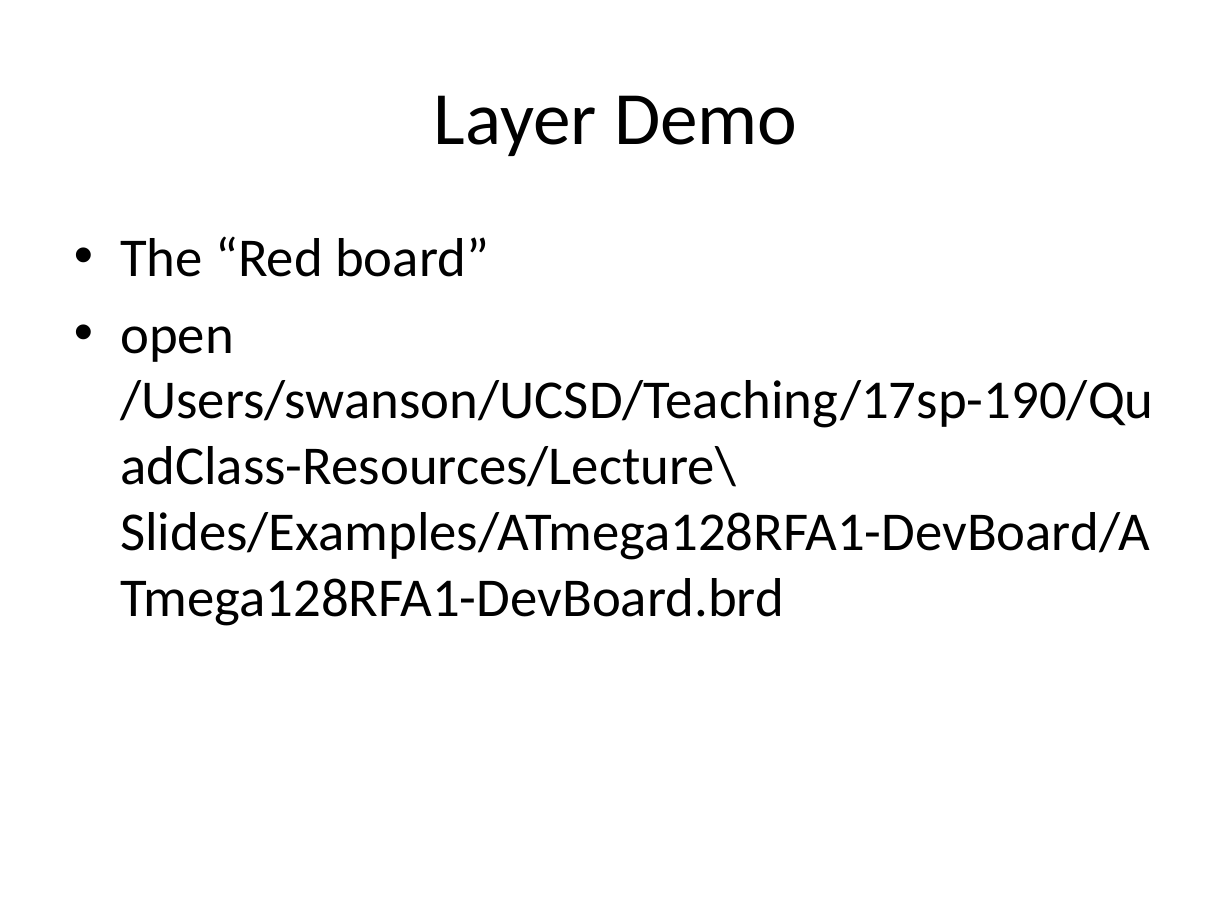
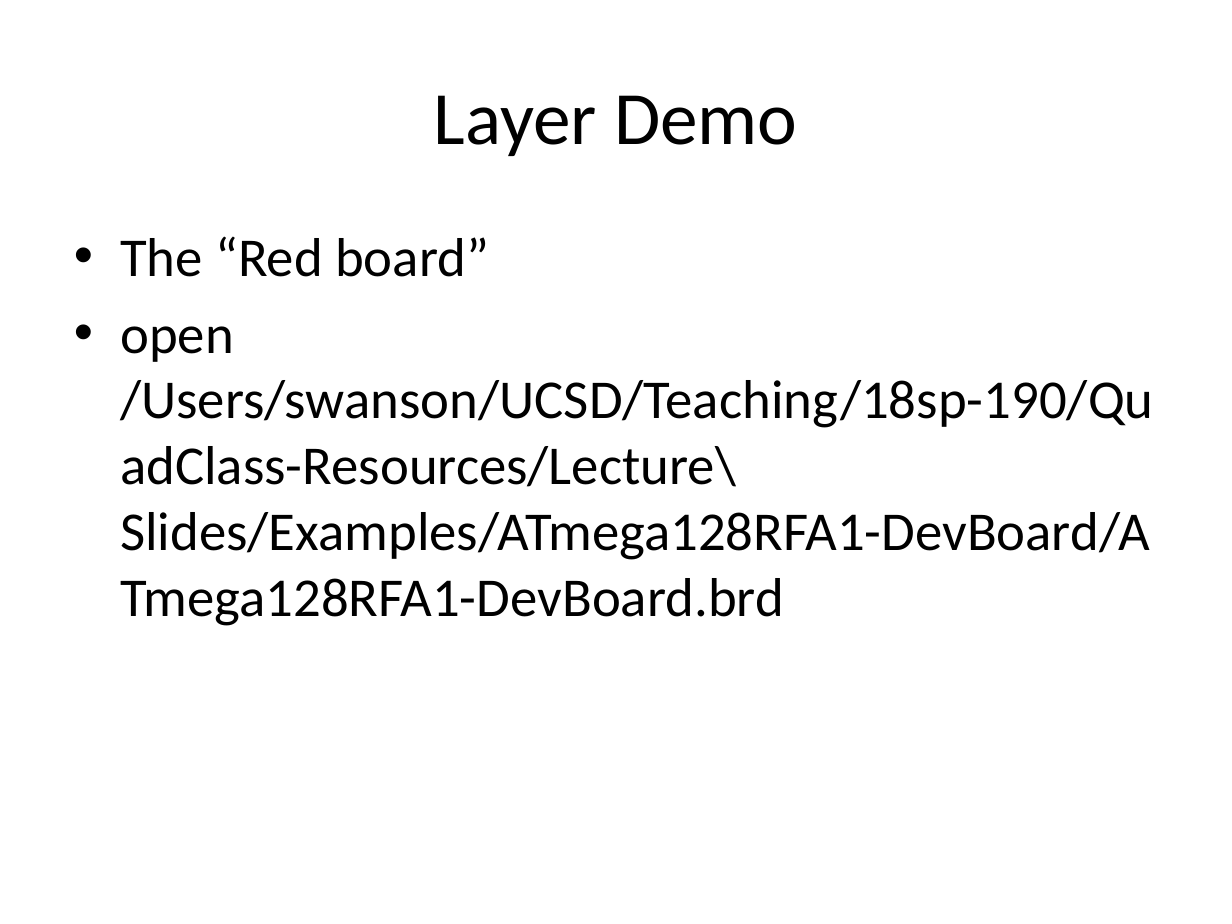
Before and after one commit to NVSL/QuadClass-Resources, a slide deck: slide 19 of Lecture Slides/Lab01-Eagle-Intro.pptx. Drawn at 1232x924 pixels with LibreOffice and Linux fonts; fonts in the diff are those of the drawing. Boxes give left, top, right and bottom in pixels: in the first picture for what was removed or moved away, otherwise in the second. Text is boxed around its words. In the diff, an @@ line names an element or a change of style, - is before the commit and + after.

```diff
--- a/Lecture Slides/Lab01-Eagle-Intro.pptx
+++ b/Lecture Slides/Lab01-Eagle-Intro.pptx
@@ text at (120, 326, 1154, 626): text changed @@
-• open /Users/swanson/UCSD/Teaching/17sp-190/QuadClass-Resources/Lecture\ Slides/Examples/ATmega128RFA1-DevBoard/ATmega128RFA1-DevBoard.brd
+• open /Users/swanson/UCSD/Teaching/18sp-190/QuadClass-Resources/Lecture\ Slides/Examples/ATmega128RFA1-DevBoard/ATmega128RFA1-DevBoard.brd
```
Also in this commit, not shown: 15 other slides changed, 3 slides added, 6 other files.
